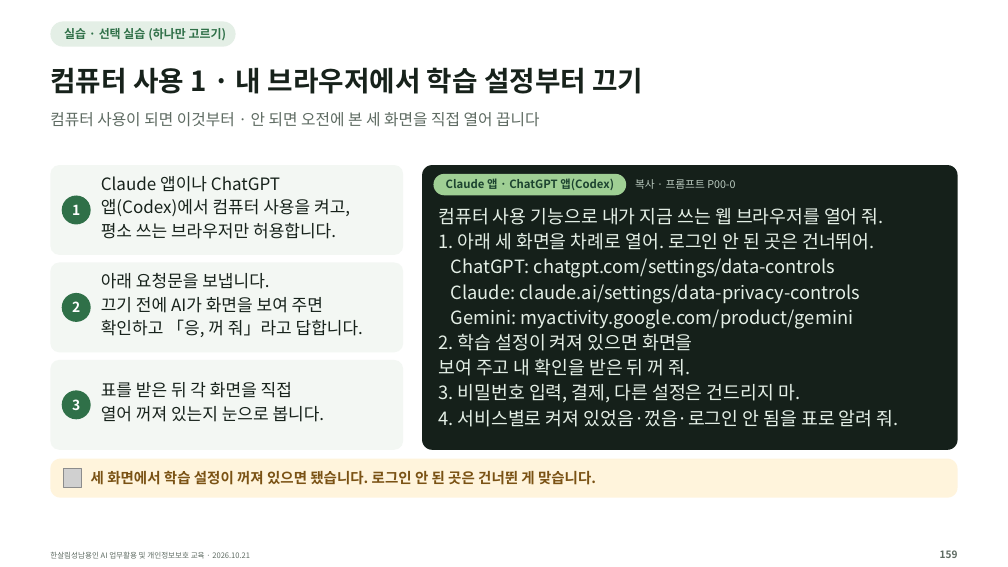
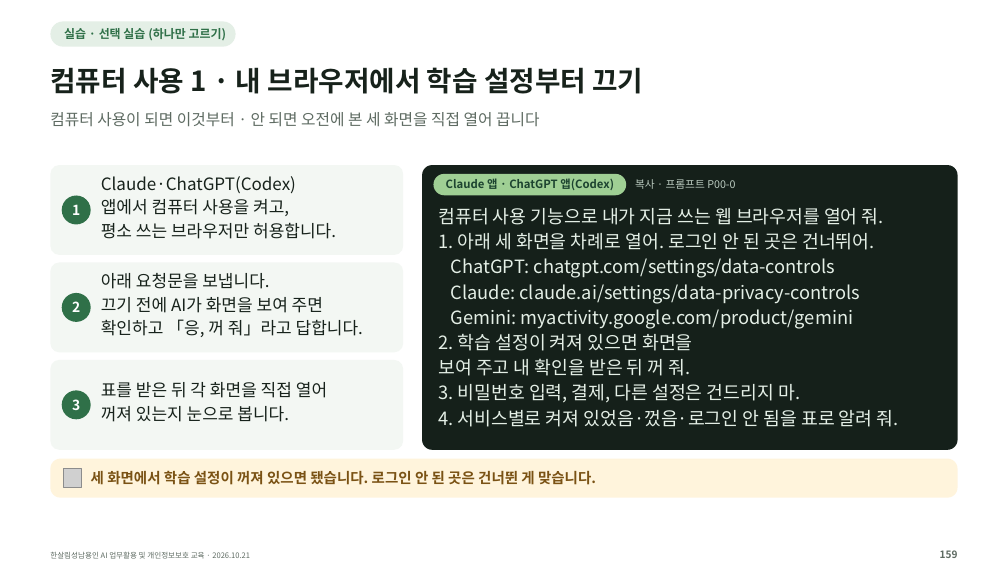
Before and after one commit to kscold/kscold-blog-version-2, a slide deck: slide 159 of apps/web/public/hansalim/files/한살림_AI교육_강의자료.pptx. Drawn at 1008x567 pixels with LibreOffice and Linux fonts; fonts in the diff are those of the drawing; grey boxes stand for pictures. Boxes give left, top, right and bottom in pixels: in the first picture for what was removed or moved away, otherwise in the second. Text is boxed around its words. In the diff, an @@ line names an element or a change of style, - is before the commit and + after.

Commit message:
fix(frontend): 한살림 강의 자료 줄바꿈 전수 점검 반영판으로 갱신

```diff
--- a/apps/web/public/hansalim/files/한살림_AI교육_강의자료.pptx
+++ b/apps/web/public/hansalim/files/한살림_AI교육_강의자료.pptx
@@ text at bbox=[101, 176, 296, 216]: text changed @@
-Claude 앱이나 ChatGPT
-앱(Codex)에서 컴퓨터 사용을 켜고,
+Claude·ChatGPT(Codex)
+앱에서 컴퓨터 사용을 켜고,
@@ text at bbox=[101, 382, 327, 422]: spaces changed @@
-표를 받은 뒤 각 화면을 직접
-열어 꺼져 있는지 눈으로 봅니다.
+표를 받은 뒤 각 화면을 직접 열어
+꺼져 있는지 눈으로 봅니다.
```
Also in this commit, not shown: 61 other slides changed, 3 other files.
